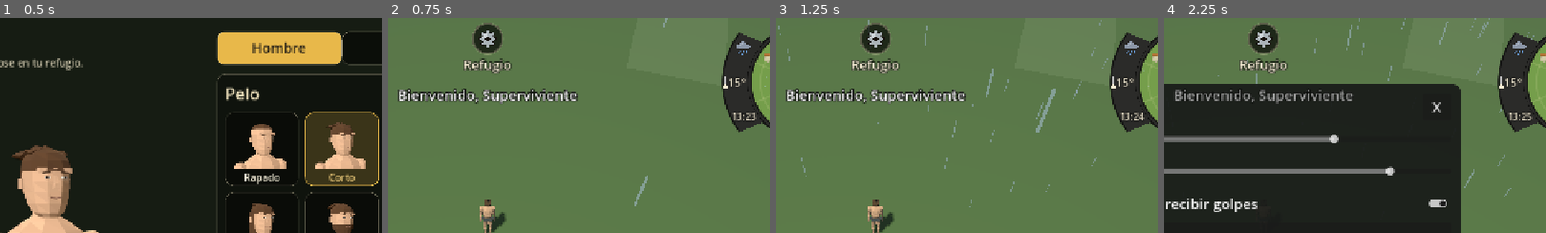
Above: before the commit, frames 1-4 (left to right).
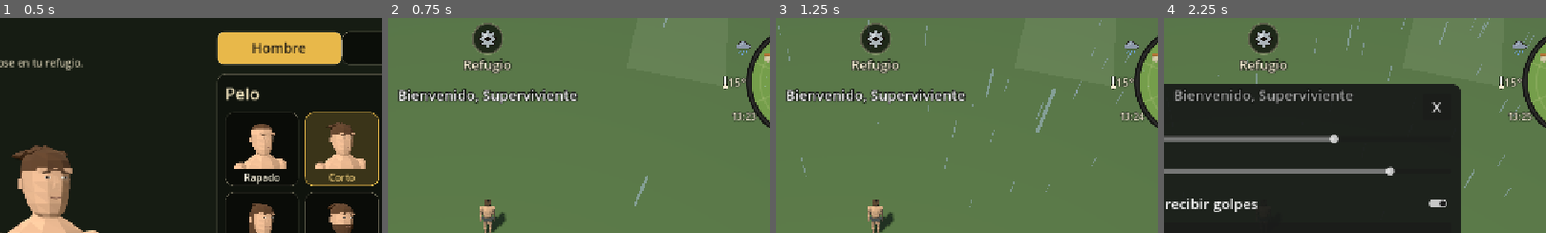
Above: after the commit, the same moments.

Repository: sergiogamezpacheco-debug/Supervival-Game
Game: Godot game, scene res://scenes/main.tscn
Same seed, same stepped clock (60 frames per second), same inputs: the game is played once before the commit and once after it.
Inputs (mouse positions are % of the whole screen's width and height, from its top left):
- Up to frame 1 (0.5 s): no input
- Up to frame 2 (0.75 s): click "EMPEZAR A SOBREVIVIR" at 0.5 s
- Up to frame 3 (1.25 s): no input
- Up to frame 4 (2.25 s): click (4, 6) at 1.25 s; click (50, 5) at 2.02 s
The pictures show only the part of the screen within x 37-87%, y 0-50%; the shares and areas given below are measured in that part.

Frame 1 is identical in both runs. In frame 2, 2.6% of the frame differs, in the area x 87-98%, y 6-54%; in frame 3, 2.6%; in frame 4, 2.6%.

Commit message:
Minimapa: sin fondo negro en el arco; solo el aro
Tiempo, temperatura y hora quedan sueltos junto al aro, con contorno oscuro.

Co-Authored-By: Claude Opus 5.5 <noreply@anthropic.com>
Claude-Session: https://claude.ai/code/session_01PQfr7QCLvevez4wsE8NuTF

Diff:
--- a/scripts/ui/minimap.gd
+++ b/scripts/ui/minimap.gd
@@ -177,22 +177,7 @@
 	var w := 40.0
 	var rad := r + w / 2.0 + 1.0
 	var span := 0.78
-	# Banda del mismo color que el aro, con los extremos cortados en bisel
-	var band := Color("2b2b29")
-	var pts := PackedVector2Array()
-	var n := 32
-	for i in n + 1:
-		var a := PI - span + 2.0 * span * float(i) / float(n)
-		pts.append(c + Vector2(cos(a), sin(a)) * (r - 1.0))
-	for i in n + 1:
-		var a := PI + span - 0.12 - 2.0 * (span - 0.12) * float(i) / float(n)
-		pts.append(c + Vector2(cos(a), sin(a)) * (r + w))
-	draw_colored_polygon(pts, band)
-	var edge := PackedVector2Array()
-	for i in n + 1:
-		var a := PI + span - 0.12 - 2.0 * (span - 0.12) * float(i) / float(n)
-		edge.append(c + Vector2(cos(a), sin(a)) * (r + w))
-	draw_polyline(edge, Color("121211"), 1.5, true)
+	# Sin fondo: solo los iconos y textos (con contorno) siguiendo el aro
 	var col := Color("f3ead2")
 	# Tiempo
 	var weather := "lluvia" if GS.raining() else ("luna" if GS.is_night() else "sol")
@@ -205,7 +190,9 @@
 	var temp := GS.temperature()
 	var tcol := Color("7fc4e8") if temp <= 8 else (Color("f0a050") if temp >= 24 else col)
 	_text_centered("%d°" % temp, pt + Vector2(4, 7), 19, tcol)
-	draw_line(pt + Vector2(-15, -9), pt + Vector2(-15, 5), Color(0.9, 0.9, 0.9, 0.8), 3.0)
+	draw_line(pt + Vector2(-15, -9), pt + Vector2(-15, 5), Color(0, 0, 0, 0.6), 5.5)
+	draw_circle(pt + Vector2(-15, 7), 5.0, Color(0, 0, 0, 0.6))
+	draw_line(pt + Vector2(-15, -9), pt + Vector2(-15, 5), Color(0.95, 0.95, 0.95), 2.5)
 	draw_circle(pt + Vector2(-15, 7), 3.5, tcol)
 	# Hora
 	var ph := c + Vector2(cos(PI - 0.52), sin(PI - 0.52)) * rad
